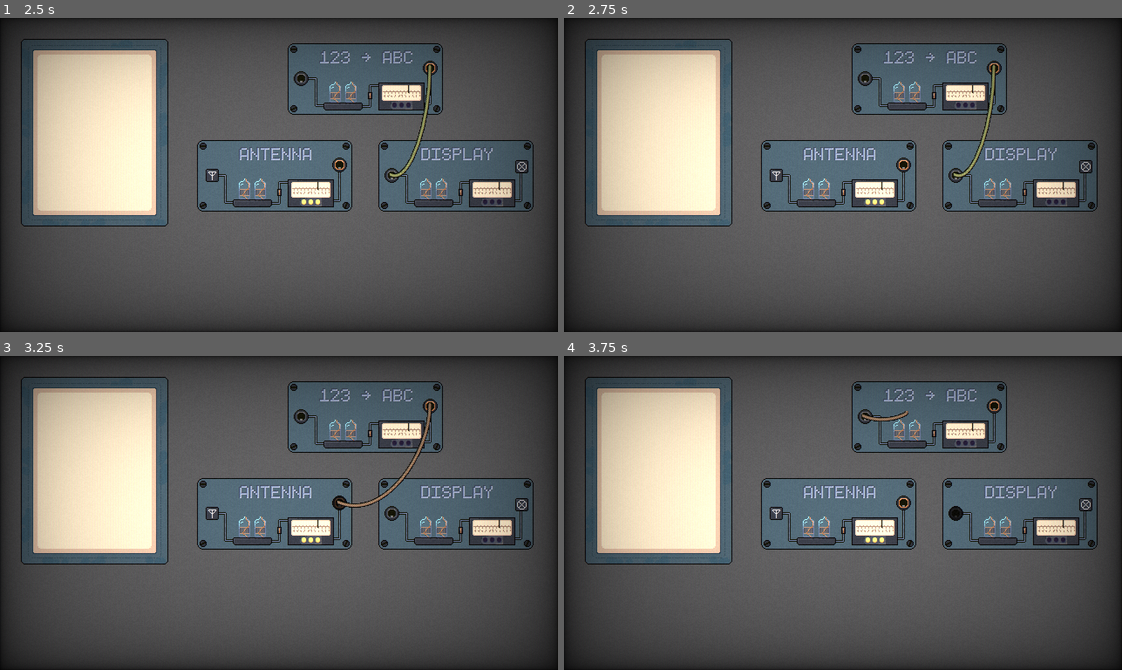
Above: before the commit, frames 1-4 (two rows, left to right).
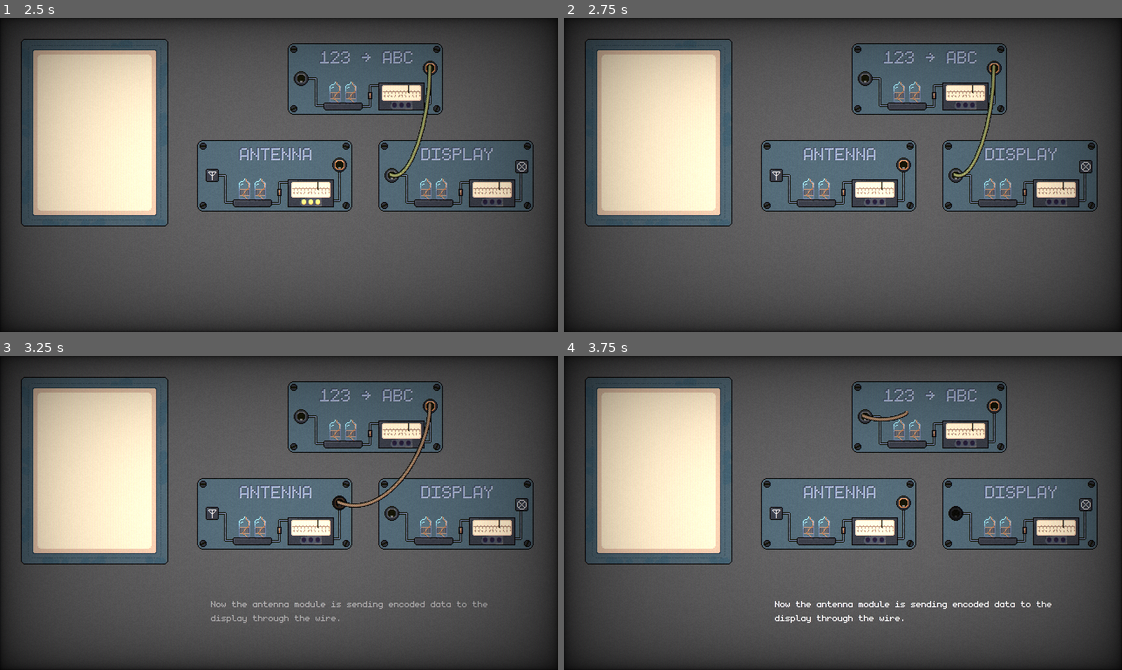
Above: after the commit, the same moments.

Repository: Limit-sest/wiretap
Game: Godot game, scene res://tutorial.tscn
The game is run twice, just before and just after one commit, with the same random seed, the same clock (stepped at 60 frames per second) and the same inputs. This scene is started directly instead of the project's main scene.
Inputs (mouse positions are in pixels of both pictures, inside the frame that each line leads up to):
- Up to frame 1 (2.5 s): tap Enter at 0.5 s; drag from (94, 131) to (390, 175) at 0.52 s; tap Space at 1.25 s; drag from (390, 175) to (429, 68) at 1.27 s; move the mouse to (340, 165) at 2.02 s; hold Right from 2.03 s (still down); tap Alt at 2.1 s; click (340, 165) at 2.17 s
- Up to frame 2 (2.75 s): keep holding Right
- Up to frame 3 (3.25 s): release Right at 2.75 s; tap Enter at 2.75 s; drag from (429, 406) to (340, 503) at 2.77 s
- Up to frame 4 (3.75 s): drag from (865, 415) to (993, 406) at 3.52 s

Frame 1 is identical in both runs. In frame 2, less than 0.1% of the frame differs, in the area x 54-58%, y 57-60%; in frame 3, 0.4%; in frame 4, 0.7%, in the area x 37-88%, y 57-85%.

Commit message:
Add tutorial

Diff:
--- /dev/null
+++ b/scripts/tutorial/signal_manager.gd
@@ -0,0 +1,134 @@
+extends Node2D
+
+@onready var initial_node = %Antenna/Output
+@onready var encoded_string = CipherUtils.encode_numbers("You now know how the connection system works. Good job!")
+@onready var beep_sfx: AudioStreamPlayer = %BeepSfx
+@onready var tutorial_label: Label = %TutorialLabel
+
+var sent_count = 0
+
+var decode_functions = {
+	"Numbers": CipherUtils.decode_numbers,
+}
+
+var tutorial_text = ["", "Now the antenna module is sending encoded data to the display through the wire.", "Try connecting the antenna to the numbers decoder by dragging the wire.", "In order for us to see the output, the data needs to flow into the display. Connect the number decoder output with the display."]
+var current_text = 0
+
+func _ready():
+	# Create default connection from Antenna to Display
+	var antenna_output = %Antenna/Output
+	var display_input = $CanvasGroup/Display/Input
+
+	var line = Line2D.new()
+	var path = Path2D.new()
+	path.curve = Curve2D.new()
+	line.width = 5.0
+	line.default_color = Color.from_hsv(0.65, 0.4, 0.95)
+	line.texture_mode = line.LINE_TEXTURE_TILE
+	line.texture = WiringManager.line_texture
+	line.begin_cap_mode = line.LINE_CAP_ROUND
+	line.end_cap_mode = line.LINE_CAP_ROUND
+	WiringManager.add_child(line)
+	WiringManager.add_child(path)
+
+	var start_pos = path.to_local(antenna_output.global_position)
+	var end_pos = path.to_local(display_input.global_position)
+
+	path.curve.add_point(start_pos)
+	path.curve.add_point(end_pos)
+
+	var delta_vec = end_pos - start_pos
+
+	if delta_vec.y > 0:
+		var out_point = Vector2(0, abs(delta_vec.y) * 0.5)
+		var in_point = Vector2(-abs(delta_vec.x) * 0.5 * sign(delta_vec.x), 0)
+
+		path.curve.set_point_out(0, out_point)
+		path.curve.set_point_in(1, in_point)
+	else:
+		var out_point = Vector2(abs(delta_vec.x) * 0.5 * sign(delta_vec.x), 0)
+		var in_point = Vector2(0, -abs(delta_vec.y) * 0.5 * sign(delta_vec.y))
+
+		path.curve.set_point_out(0, out_point)
+		path.curve.set_point_in(1, in_point)
+
+
+	line.points = path.curve.tessellate()
+
+	WiringManager.connections.append([display_input, antenna_output, line, path])
+
+func _get_linked_port(first_port: Area2D): # Get output port in the same module
+	var parent = first_port.get_parent()
+	return [parent.find_child("Output"), parent.name]
+
+func _get_next_port(output_port: Area2D): # Get connected port with wire
+	for connection in WiringManager.connections:
+		if connection[1] == output_port:
+			return connection[0]
+
+func _animate_module_pins(module: Node2D) -> void:
+	var pins = [module.find_child("pin1"), module.find_child("pin2"), module.find_child("pin3")]
+
+	beep_sfx.pitch_scale = randf_range(0.9, 1.1)
+	beep_sfx.play()
+
+	for i in range(3):
+		if pins[i]:
+			for pin in pins:
+				if pin:
+					pin.visible = false
+			pins[i].visible = true
+			await get_tree().process_frame
+			await get_tree().process_frame
+			await get_tree().process_frame
+
+
+
+	# Hide all pins after animation
+	for pin in pins:
+		if pin:
+			pin.visible = false
+
+func _set_tutorial(id: int) -> void:
+	if current_text < id:
+		var tween: Tween = create_tween()
+		tween.tween_property(tutorial_label, "modulate:a", 0.0, 0.5)
+		await tween.finished
+		tutorial_label.text = tutorial_text[id]
+		current_text = id
+		var tween2: Tween = create_tween()
+		tween2.tween_property(tutorial_label, "modulate:a", 1.0, 0.5)
+		await tween.finished
+
+func _on_signal_send_timeout() -> void:
+	var current_node = initial_node
+	var working_string = encoded_string
+
+	if %"tty/Sprite2D/tty".print_index != -1:
+		return
+
+	sent_count += 1
+	if sent_count == 1:
+		_set_tutorial(1)
+	elif sent_count == 3:
+		_set_tutorial(2)
+
+	# Animate the starting module (Antenna)
+	await _animate_module_pins(current_node.get_parent())
+
+	while true:
+		var next_node = _get_next_port(current_node)
+		if !next_node:
+			break
+		elif next_node.get_parent().name == "Numbers":
+			_set_tutorial(3)
+		elif next_node.get_parent().name == "Display":
+			%"tty/Sprite2D/tty".print_tty(working_string)
+			await _animate_module_pins(next_node.get_parent())
+			break
+		var linked_port = _get_linked_port(next_node)
+		current_node = linked_port[0]
+		if !current_node: break
+		working_string = decode_functions[linked_port[1]].call(working_string)
+		# Animate the current module
+		await _animate_module_pins(current_node.get_parent())
--- a/tutorial.tscn
+++ b/tutorial.tscn
@@ -1,6 +1,6 @@
-[gd_scene load_steps=16 format=3 uid="uid://bkkahneeveh5r"]
+[gd_scene load_steps=17 format=3 uid="uid://bkkahneeveh5r"]
 
-[ext_resource type="Script" uid="uid://bs1meisqsegby" path="res://scripts/main/signal_manager.gd" id="1_4hjyh"]
+[ext_resource type="Script" uid="uid://dc2k4gbxwaat1" path="res://scripts/tutorial/signal_manager.gd" id="1_bsk3x"]
 [ext_resource type="Script" uid="uid://bghaddibpt6f1" path="res://addons/crt/crt.gd" id="1_vmw6g"]
 [ext_resource type="PackedScene" uid="uid://chijpwqlktb06" path="res://tty.tscn" id="2_4hjyh"]
 [ext_resource type="Texture2D" uid="uid://cxfelrk8jll08" path="res://assets/Sprites/Custom/module_bg.png" id="3_bsk3x"]
@@ -14,13 +14,14 @@
 [ext_resource type="Texture2D" uid="uid://bqb8v5u7h8hrd" path="res://assets/Sprites/Custom/antenna_text.png" id="11_tfgte"]
 [ext_resource type="Texture2D" uid="uid://c4t77te82hyv4" path="res://assets/Sprites/Custom/numbers_text.png" id="12_dyhf1"]
 [ext_resource type="AudioStream" uid="uid://dx481gcm44cru" path="res://assets/sounds/beep.mp3" id="14_bsk3x"]
+[ext_resource type="Theme" uid="uid://diyqq4h1h20xn" path="res://assets/theme.tres" id="15_dl7dh"]
 
 [sub_resource type="CircleShape2D" id="CircleShape2D_53tq2"]
 radius = 15.167572
 
 [node name="Tutorial" type="Node2D"]
 texture_filter = 1
-script = ExtResource("1_4hjyh")
+script = ExtResource("1_bsk3x")
 
 [node name="CanvasLayer" type="CanvasLayer" parent="."]
 layer = 0
@@ -181,7 +182,17 @@
 wait_time = 2.5
 autostart = true
 
+[node name="TutorialLabel" type="Label" parent="."]
+unique_name_in_owner = true
+offset_left = 242.0
+offset_top = 277.0
+offset_right = 567.0
+offset_bottom = 306.0
+theme = ExtResource("15_dl7dh")
+autowrap_mode = 2
+
 [connection signal="input_event" from="CanvasGroup/Display/Input" to="CanvasGroup/Display/Input" method="_on_input_event"]
 [connection signal="input_event" from="CanvasGroup/Antenna/Output" to="CanvasGroup/Antenna/Output" method="_on_input_event"]
 [connection signal="input_event" from="CanvasGroup/Numbers/Output" to="CanvasGroup/Numbers/Output" method="_on_input_event"]
 [connection signal="input_event" from="CanvasGroup/Numbers/Input" to="CanvasGroup/Numbers/Input" method="_on_input_event"]
+[connection signal="timeout" from="Signal send" to="." method="_on_signal_send_timeout"]
Not shown, added: scripts/tutorial/signal_manager.gd.uid
